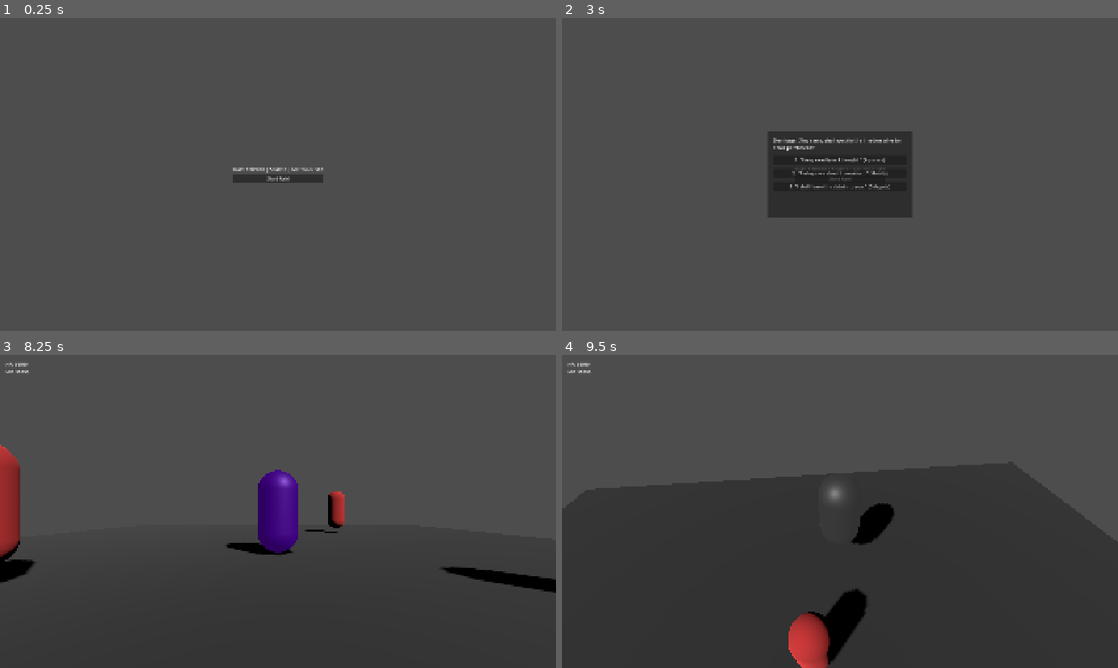
Above: before the commit, frames 1-4 (two rows, left to right).
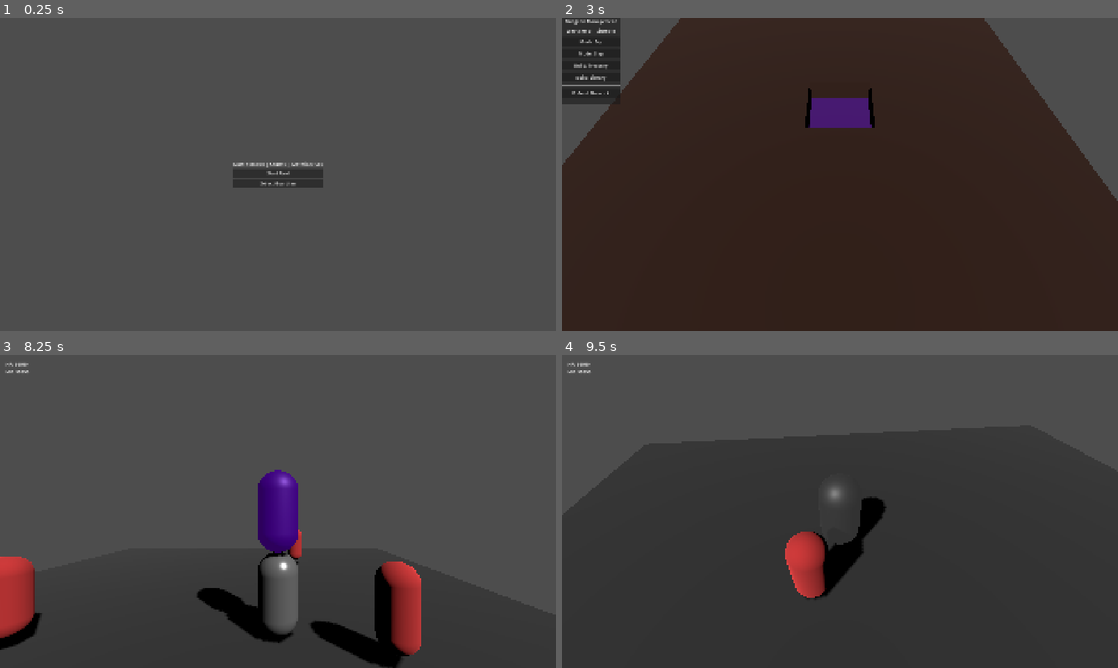
Above: after the commit, the same moments.

Repository: depiec/Project-Sovereign-gemini
Game: Godot game, scene res://scenes/strategy/MainStrategy.tscn
Same seed, same stepped clock (60 frames per second), same inputs: the game is played once before the commit and once after it.
Inputs (mouse positions are in pixels of both pictures, inside the frame that each line leads up to):
- Up to frame 1 (0.25 s): no input
- Up to frame 2 (3 s): click (840, 183) at 0.5 s, where only the run after the commit has a clickable "Select Guardian"; click (840, 174) at 1.25 s, where only the run after the commit has a clickable "Albedo (Tank)"; click "Start Raid" at 2 s; click "Start Raid" at 2.75 s
- Up to frame 3 (8.25 s): click (27, 380) at 3.5 s, where only the run after the commit has a clickable "Mode: Dig"; click (278, 495) at 4.25 s, where only the run before the commit has a clickable "1. 'Umu, exactly as I thought…"; click "Mode: Dig" at 5 s; click "Mode: Slap" at 5.75 s; click "Build: Treasury" at 6.5 s; click "Build: Library" at 7.25 s; click "Defend Nazarick" at 8 s
- Up to frame 4 (9.5 s): move the mouse to (867, 511) at 8.77 s; hold W (move_forward) from 8.78 s (still down); tap R (swap_persona) at 8.85 s; click (867, 511) at 8.92 s; tap Space (jump) at 9.02 s

The runs differ from the first frame. In frame 1, 0.7% of the frame differs, in the area x 41-59%, y 46-55%; in frame 2, 84%, in the area x 0-100%, y 0-100%; in frame 3, 9.8%; in frame 4, 5.0%.
Error before the commit: Invalid access to property or key 'digging_queue' on a base object of type 'null instance'. (res://scripts/scenes/SimLayer.gd:26)
Error after the commit: Invalid access to property or key 'stats_updated' on a base object of type 'null instance'. (res://scripts/scenes/SimLayer.gd:19)

Commit message:
feat: implement guardian selection and combat ally AI
- Added Guardian selection UI to the Strategy Layer.
- Implemented GuardianAI combat logic for Albedo and Shalltear.
- Created Albedo and Shalltear combat entity scenes with unique stats.
- Integrated Guardian spawning in the Combat Layer based on player selection.
- Updated SimLayer to provide real-time minion count feedback.

Diff:
--- /dev/null
+++ b/prototype/scenes/combat/entities/Albedo.tscn
@@ -0,0 +1,32 @@
+[gd_scene load_steps=6 format=3 uid="uid://c1a2b3c4d5e6"]
+
+[ext_resource type="Script" path="res://scripts/scenes/combat/GuardianAI.gd" id="1_g4u2r"]
+
+[sub_resource type="CapsuleMesh" id="CapsuleMesh_Albedo"]
+radius = 0.5
+height = 2.0
+
+[sub_resource type="StandardMaterial3D" id="StandardMaterial3D_Albedo"]
+albedo_color = Color(0.9, 0.9, 0.9, 1)
+metallic = 0.8
+roughness = 0.2
+
+[sub_resource type="CapsuleShape3D" id="CapsuleShape3D_Albedo"]
+radius = 0.5
+height = 2.0
+
+[node name="Albedo" type="CharacterBody3D"]
+script = ExtResource("1_g4u2r")
+speed = 6.0
+attack_damage = 30
+
+[node name="MeshInstance3D" type="MeshInstance3D" parent="."]
+mesh = SubResource("CapsuleMesh_Albedo")
+material_override = SubResource("StandardMaterial3D_Albedo")
+
+[node name="CollisionShape3D" type="CollisionShape3D" parent="."]
+shape = SubResource("CapsuleShape3D_Albedo")
+
+[node name="NavigationAgent3D" type="NavigationAgent3D" parent="."]
+path_desired_distance = 0.5
+target_desired_distance = 0.5
--- /dev/null
+++ b/prototype/scenes/combat/entities/Shalltear.tscn
@@ -0,0 +1,33 @@
+[gd_scene load_steps=6 format=3 uid="uid://c1s2h3a4l5l6"]
+
+[ext_resource type="Script" path="res://scripts/scenes/combat/GuardianAI.gd" id="1_g4u2r"]
+
+[sub_resource type="CapsuleMesh" id="CapsuleMesh_Shalltear"]
+radius = 0.4
+height = 1.7
+
+[sub_resource type="StandardMaterial3D" id="StandardMaterial3D_Shalltear"]
+albedo_color = Color(0.6, 0, 0.1, 1)
+emission_enabled = true
+emission = Color(0.4, 0, 0, 1)
+
+[sub_resource type="CapsuleShape3D" id="CapsuleShape3D_Shalltear"]
+radius = 0.4
+height = 1.7
+
+[node name="Shalltear" type="CharacterBody3D"]
+script = ExtResource("1_g4u2r")
+speed = 9.0
+attack_damage = 60
+attack_range = 1.5
+
+[node name="MeshInstance3D" type="MeshInstance3D" parent="."]
+mesh = SubResource("CapsuleMesh_Shalltear")
+material_override = SubResource("StandardMaterial3D_Shalltear")
+
+[node name="CollisionShape3D" type="CollisionShape3D" parent="."]
+shape = SubResource("CapsuleShape3D_Shalltear")
+
+[node name="NavigationAgent3D" type="NavigationAgent3D" parent="."]
+path_desired_distance = 0.5
+target_desired_distance = 0.5
--- a/prototype/scenes/strategy/MainStrategy.tscn
+++ b/prototype/scenes/strategy/MainStrategy.tscn
@@ -34,6 +34,47 @@
 [node name="RaidButton" type="Button" parent="VBoxContainer"]
 layout_mode = 2
 text = "Start Raid"
+
+[node name="GuardianButton" type="Button" parent="VBoxContainer"]
+layout_mode = 2
+text = "Select Guardian"
+
+[node name="GuardianPanel" type="Panel" parent="."]
+visible = false
+layout_mode = 1
+anchors_preset = 8
+anchor_left = 0.5
+anchor_top = 0.5
+anchor_right = 0.5
+anchor_bottom = 0.5
+offset_left = -150.0
+offset_top = -100.0
+offset_right = 150.0
+offset_bottom = 100.0
+grow_horizontal = 2
+grow_vertical = 2
+
+[node name="VBoxContainer" type="VBoxContainer" parent="GuardianPanel"]
+layout_mode = 1
+anchors_preset = 15
+anchor_right = 1.0
+anchor_bottom = 1.0
+grow_horizontal = 2
+grow_vertical = 2
+alignment = 1
+
+[node name="Label" type="Label" parent="GuardianPanel/VBoxContainer"]
+layout_mode = 2
+text = "Select your Guard"
+horizontal_alignment = 1
+
+[node name="AlbedoButton" type="Button" parent="GuardianPanel/VBoxContainer"]
+layout_mode = 2
+text = "Albedo (Tank)"
+
+[node name="ShalltearButton" type="Button" parent="GuardianPanel/VBoxContainer"]
+layout_mode = 2
+text = "Shalltear (DPS)"
 
 [node name="SasugaPanel" type="Panel" parent="."]
 visible = false
@@ -81,6 +122,9 @@
 text = "3. \"I shall leave the details to you.\" (Delegate)"
 
 [connection signal="pressed" from="VBoxContainer/RaidButton" to="." method="_on_RaidButton_pressed"]
+[connection signal="pressed" from="VBoxContainer/GuardianButton" to="." method="_on_GuardianButton_pressed"]
+[connection signal="pressed" from="GuardianPanel/VBoxContainer/AlbedoButton" to="." method="_on_AlbedoButton_pressed"]
+[connection signal="pressed" from="GuardianPanel/VBoxContainer/ShalltearButton" to="." method="_on_ShalltearButton_pressed"]
 [connection signal="pressed" from="SasugaPanel/VBoxContainer/Option1Button" to="." method="_on_Option1Button_pressed"]
 [connection signal="pressed" from="SasugaPanel/VBoxContainer/Option2Button" to="." method="_on_Option2Button_pressed"]
 [connection signal="pressed" from="SasugaPanel/VBoxContainer/Option3Button" to="." method="_on_Option3Button_pressed"]
--- a/prototype/scripts/autoloads/GameManager.gd
+++ b/prototype/scripts/autoloads/GameManager.gd
@@ -37,7 +37,8 @@
 	"hp": 99999,
 	"known_spells": [], # Array of SpellResources
 	"sasuga_meter": 0.5, # 0.0 = Panic, 1.0 = Supreme Being
-	"current_persona": Persona.OVERLORD
+	"current_persona": Persona.OVERLORD,
+	"active_guardian": "None" # Albedo or Shalltear
 }
 
 # Entities placed during Sim Layer to be spawned in Combat Layer
--- a/prototype/scripts/scenes/CombatLayer.gd
+++ b/prototype/scripts/scenes/CombatLayer.gd
@@ -6,8 +6,7 @@
 var raid_data: Dictionary
 
 func _ready():
-	# Retrieve raid data from GameManager if available (passed during scene transition)
-	# For prototype, we simulate it
+	# Retrieve raid data from GameManager if available
 	raid_data = {
 		"enemy_type": "Worker",
 		"enemy_strength": 3,
@@ -15,6 +14,22 @@
 	}
 	print("CombatLayer: Raid Started! Type: ", raid_data.enemy_type)
 	spawn_enemies()
+	spawn_active_guardian()
+
+func spawn_active_guardian():
+	var guardian_name = GameManager.player_state.active_guardian
+	if guardian_name == "None":
+		print("CombatLayer: No guardian selected.")
+		return
+
+	var scene_path = "res://scenes/combat/entities/" + guardian_name + ".tscn"
+	var scene = load(scene_path)
+	if scene:
+		var guardian = scene.instantiate()
+		add_child(guardian)
+		# Spawn slightly behind Ainz
+		guardian.global_transform.origin = Vector3(2, 1, 2)
+		print("CombatLayer: Spawned guardian: ", guardian_name)
 
 var enemy_count: int = 0
 
--- a/prototype/scripts/scenes/MainStrategy.gd
+++ b/prototype/scripts/scenes/MainStrategy.gd
@@ -7,6 +7,7 @@
 @onready var raid_button: Button = $VBoxContainer/RaidButton
 
 @onready var sasuga_panel: Panel = $SasugaPanel
+@onready var guardian_panel: Panel = $GuardianPanel
 
 func _ready():
 	# Update resource display initially
@@ -16,8 +17,22 @@
 	GameManager.resources_updated.connect(_on_resources_updated)
 	GameManager.raid_started.connect(_on_raid_started)
 
-	# Hide Sasuga Panel initially
+	# Hide Panels initially
 	sasuga_panel.visible = false
+	guardian_panel.visible = false
+
+func _on_GuardianButton_pressed():
+	guardian_panel.visible = true
+
+func _on_AlbedoButton_pressed():
+	GameManager.player_state.active_guardian = "Albedo"
+	print("Guardian Selected: Albedo")
+	guardian_panel.visible = false
+
+func _on_ShalltearButton_pressed():
+	GameManager.player_state.active_guardian = "Shalltear"
+	print("Guardian Selected: Shalltear")
+	guardian_panel.visible = false
 
 func _on_resources_updated(new_resources: Dictionary):
 	update_resource_display(new_resources)
--- a/prototype/scripts/scenes/SimLayer.gd
+++ b/prototype/scripts/scenes/SimLayer.gd
@@ -12,8 +12,21 @@
 var drag_mode_is_adding = true # True to mark, False to unmark
 var last_grid_pos = Vector2i(-1, -1)
 
+@onready var minion_label: Label = %MinionCountLabel
+
 func _ready():
 	print("SimLayer: Dungeon Keeper mode active.")
+	dungeon_manager.stats_updated.connect(_on_dungeon_stats_updated)
+
+func _process(_delta):
+	# Periodically update minion counts (fallback if signal is missed)
+	var workers = get_tree().get_nodes_in_group("workers").size()
+	var liches = get_tree().get_nodes_in_group("liches").size()
+	minion_label.text = "Workers: %d | Liches: %d" % [workers, liches]
+
+func _on_dungeon_stats_updated(stats: Dictionary):
+	print("Dungeon Stats: ", stats)
+	# Could update other UI elements here (Treasury size, etc.)
 
 func _input(event):
 	if event is InputEventMouseButton:
--- /dev/null
+++ b/prototype/scripts/scenes/combat/GuardianAI.gd
@@ -0,0 +1,102 @@
+extends CharacterBody3D
+
+# GuardianAI.gd - Combat AI for Floor Guardians (Albedo, Shalltear)
+# Automatically follows Ainz and attacks enemies in range.
+
+@export var speed = 7.0
+@export var attack_damage = 40
+@export var attack_range = 2.0
+@export var follow_distance = 4.0
+
+@onready var nav_agent: NavigationAgent3D = $NavigationAgent3D
+var player: Node3D
+var target_enemy: CharacterBody3D
+
+func _ready():
+	add_to_group("allies")
+	player = get_tree().get_first_node_in_group("player")
+
+func _physics_process(_delta):
+	if not player:
+		player = get_tree().get_first_node_in_group("player")
+		return
+
+	find_target()
+
+	if target_enemy:
+		combat_behavior(_delta)
+	else:
+		follow_behavior(_delta)
+
+func find_target():
+	var enemies = get_tree().get_nodes_in_group("enemies")
+	var closest_dist = 20.0 # Aggro range
+	var best_enemy = null
+
+	for enemy in enemies:
+		var dist = global_transform.origin.distance_to(enemy.global_transform.origin)
+		if dist < closest_dist:
+			closest_dist = dist
+			best_enemy = enemy
+
+	target_enemy = best_enemy
+
+func combat_behavior(_delta):
+	var target_pos = target_enemy.global_transform.origin
+	var dist = global_transform.origin.distance_to(target_pos)
+
+	if dist <= attack_range:
+		# Attack
+		velocity = Vector3.ZERO
+		perform_attack()
+	else:
+		# Move to enemy
+		move_to(target_pos)
+
+func follow_behavior(_delta):
+	var dist = global_transform.origin.distance_to(player.global_transform.origin)
+	if dist > follow_distance:
+		move_to(player.global_transform.origin)
+	else:
+		velocity = Vector3.ZERO
+		move_and_slide()
+
+func move_to(target_pos):
+	nav_agent.target_position = target_pos
+	if nav_agent.is_navigation_finished(): return
+
+	var next_path_pos = nav_agent.get_next_path_position()
+	var dir = (next_path_pos - global_transform.origin).normalized()
+	dir.y = 0
+
+	velocity = dir * speed
+	move_and_slide()
+
+	# Look at movement direction
+	if dir.length() > 0.1:
+		var look_target = global_transform.origin + dir
+		look_at(look_target, Vector3.UP)
+
+func perform_attack():
+	# Simple cooldown-based attack
+	if not has_node("AttackTimer"):
+		var timer = Timer.new()
+		timer.name = "AttackTimer"
+		timer.wait_time = 1.0
+		timer.one_shot = true
+		add_child(timer)
+		timer.start()
+
+		if target_enemy.has_method("take_damage"):
+			target_enemy.take_damage(attack_damage)
+			print(name, " attacked ", target_enemy.name)
+
+	if get_node("AttackTimer").is_stopped():
+		get_node("AttackTimer").start()
+		if target_enemy.has_method("take_damage"):
+			target_enemy.take_damage(attack_damage)
+			print(name, " attacked ", target_enemy.name)
+
+func take_damage(amount: int):
+	# Guardians are very tanky
+	print(name, " took ", amount, " damage. (Supreme Defense)")
